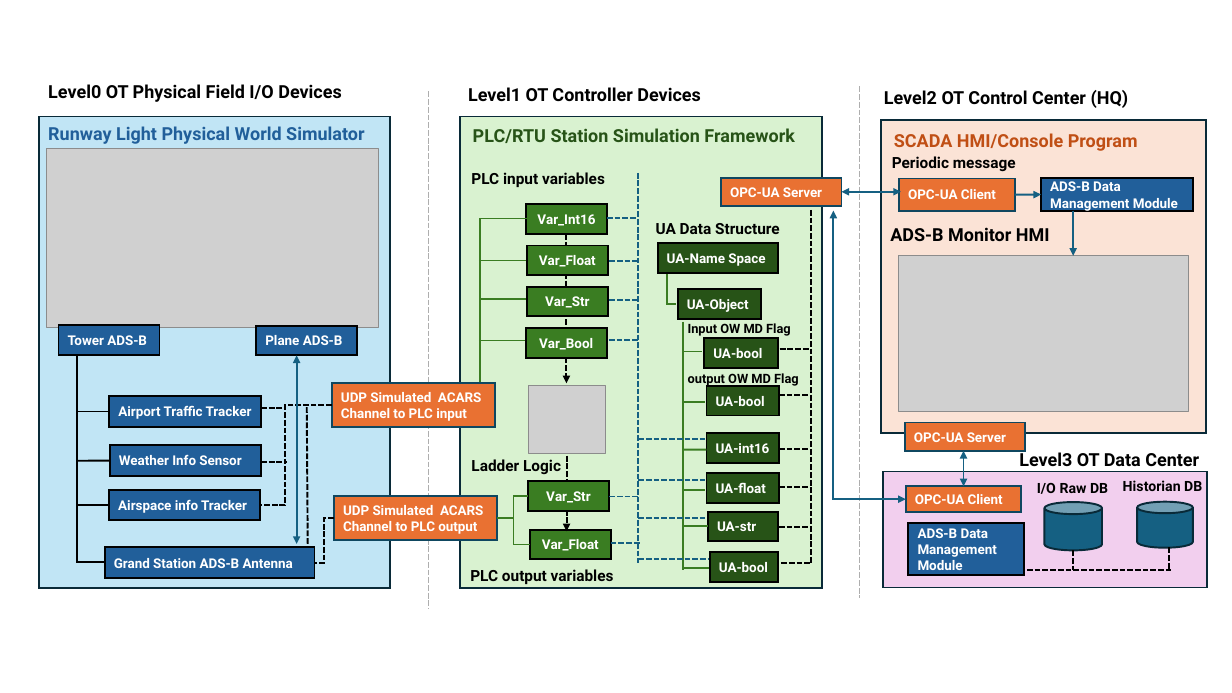
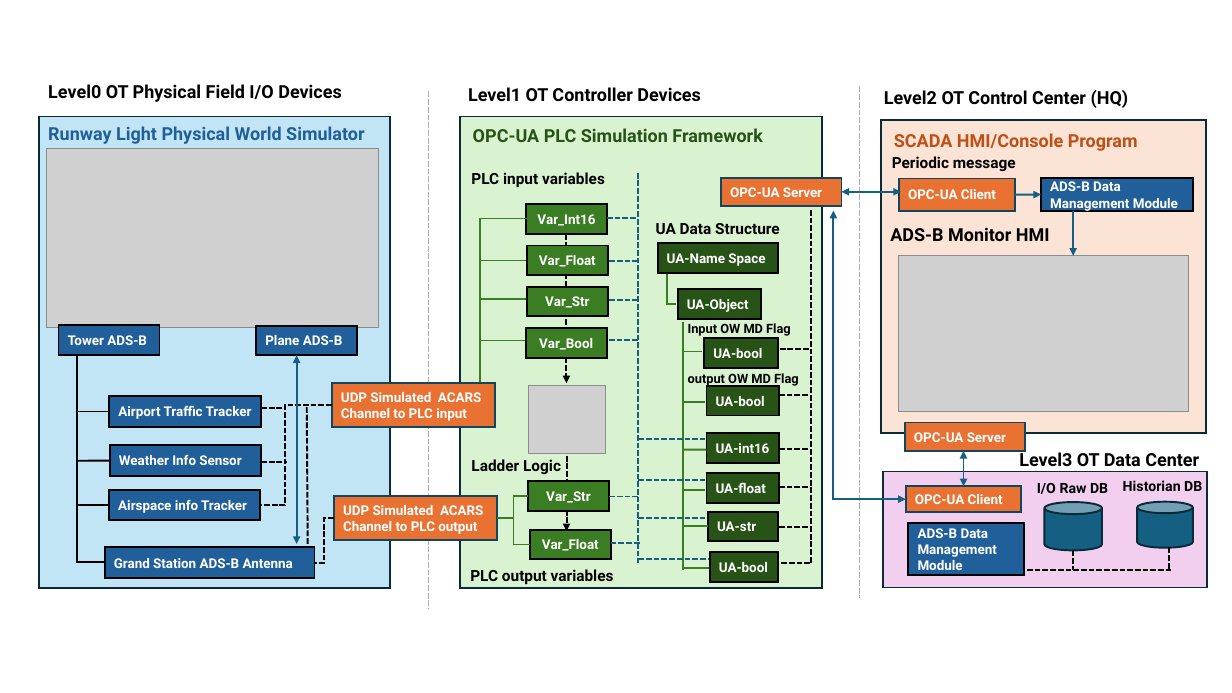
Before and after one commit to LiuYuancheng/PLC_and_RTU_Simulator, a slide deck: slide 2 of OPCUA_PLC_Simulator/doc/desigDoc.pptx. Drawn at 1232x693 pixels with LibreOffice and Linux fonts; fonts in the diff are those of the drawing; grey boxes stand for pictures. Boxes give left, top, right and bottom in pixels: in the first picture for what was removed or moved away, otherwise in the second. Text is boxed around its words. In the diff, an @@ line names an element or a change of style, - is before the commit and + after.

```diff
--- a/OPCUA_PLC_Simulator/doc/desigDoc.pptx
+++ b/OPCUA_PLC_Simulator/doc/desigDoc.pptx
@@ text at (473, 128, 762, 142): text changed @@
-PLC/RTU Station Simulation Framework
+OPC-UA PLC Simulation Framework
```
Also in this commit, not shown: 1 other file.
